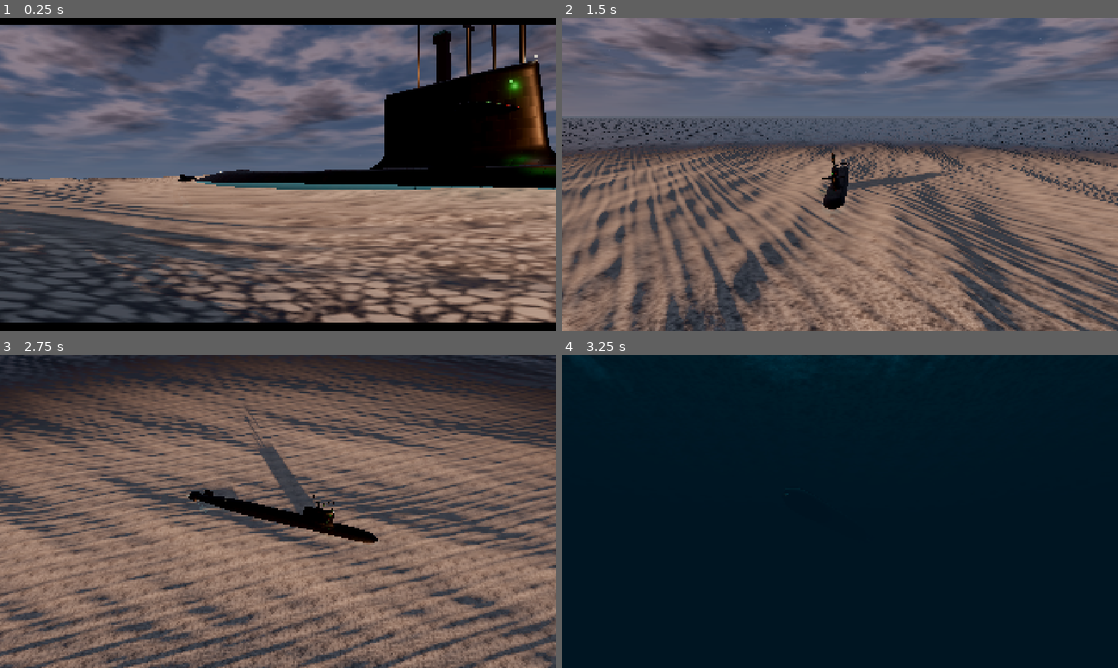
Above: before the commit, frames 1-4 (two rows, left to right).
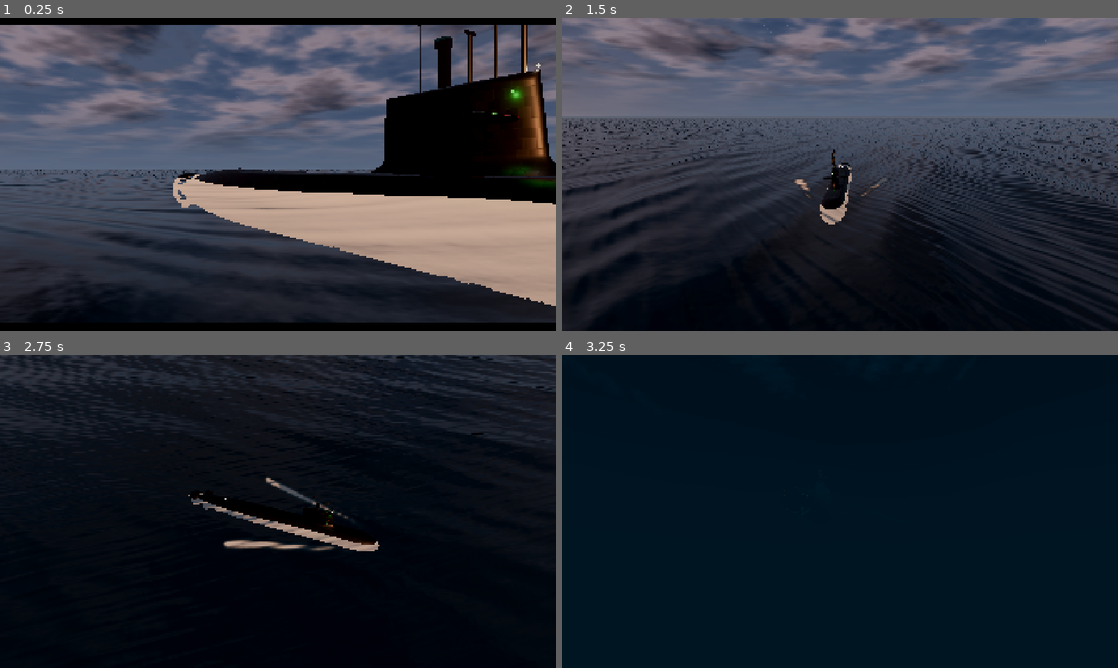
Above: after the commit, the same moments.

Repository: crosenlund79/WolfOfTheDeep
Game: Godot game, scene res://scenes/main.tscn
Two runs of this game, one before a commit and one after it. Both use one fixed random seed, a clock stepped at 60 frames per second and the inputs below.
Inputs (mouse positions are in pixels of both pictures, inside the frame that each line leads up to):
- Up to frame 1 (0.25 s): no input
- Up to frame 2 (1.5 s): tap Enter at 0.5 s; move the mouse to (962, 158) at 0.52 s; hold D 0.53-1.25 s; tap B at 0.6 s; click (962, 158) at 0.67 s; tap Space at 0.77 s; drag from (728, 190) to (812, 237) at 1.27 s
- Up to frame 3 (2.75 s): move the mouse to (333, 442) at 2.02 s; hold D from 2.03 s (still down); tap R at 2.1 s; tap B at 2.3 s
- Up to frame 4 (3.25 s): release D at 2.75 s; drag from (812, 574) to (673, 464) at 2.77 s

The runs differ from the first frame. In frame 1, 49% of the frame differs, in the area x 0-100%, y 2-98%; in frame 2, 56%; in frame 3, 89%, in the area x 0-100%, y 0-100%; in frame 4, less than 0.1%.

Commit message:
Visual Prototype 001: emergency blow, weather polish, Windows build pipeline
- Ocean: fix refraction over open water, compression-based whitecaps,
  lacy foam, gentler distant ripples; thinner sea mist; realtime sky.
- Night: low moon with a moon path; ships show navigation lights.
- Emergency blow (B): staged bow-first breach with spray and foam ring.
- Sonar waterfall opens with history; HUD tidy-ups; mast feed grading.
- Windows x64 export preset and GitHub Actions workflow (approved).
- Brief records the approved objective; prototype README with controls.

Checks: headless launch clean; local Windows export succeeded and the
exported pack runs and renders (loaded with the Linux engine).

Co-Authored-By: Claude Opus 5.5 <noreply@anthropic.com>
Claude-Session: https://claude.ai/code/session_01HoR6KCVLRBzm8qVL5g4UQt

Diff:
--- a/src/audio/ambience.gd
+++ b/src/audio/ambience.gd
@@ -54,7 +54,21 @@
 		return
 	var p: AudioStreamPlayer = _players["vents"]
 	p.volume_db = -6.0
+	p.pitch_scale = 1.0
 	p.play()
+
+
+func splash(strength: float) -> void:
+	if not _ready_flag:
+		return
+	var p: AudioStreamPlayer = _players["thunder"]
+	p.volume_db = lerpf(-8.0, 0.0, strength)
+	p.pitch_scale = 1.6
+	p.play()
+	var v: AudioStreamPlayer = _players["vents"]
+	v.volume_db = lerpf(-10.0, -2.0, strength)
+	v.pitch_scale = 0.7
+	v.play()
 
 
 func update_state(view: int, sub: Submarine, weather: Weather, cam_depth: float) -> void:
--- a/src/cameras/camera_rig.gd
+++ b/src/cameras/camera_rig.gd
@@ -82,6 +82,18 @@
 	_shot = posmod(index, SHOTS.size())
 	_shot_t = 0.0
 	shot_changed.emit(String(SHOTS[_shot]))
+
+
+func shake(amount: float) -> void:
+	_shake = maxf(_shake, amount)
+
+
+func _shake_offset(dt: float) -> Vector3:
+	_shake = maxf(_shake - dt * 0.6, 0.0)
+	if _shake <= 0.0:
+		return Vector3.ZERO
+	var t := Time.get_ticks_msec() * 0.001
+	return Vector3(sin(t * 37.0), sin(t * 29.0 + 1.0), sin(t * 41.0 + 2.0)) * _shake * _shake * 0.6
 
 
 func set_cuts_enabled(v: bool) -> void:
@@ -154,6 +166,7 @@
 	if ocean and _pitch_s > -0.02:
 		var h := ocean.height_at(pos.x, pos.z)
 		pos.y = maxf(pos.y, h + 1.2)
+	pos += _shake_offset(dt)
 	camera.global_transform = Transform3D(Basis.looking_at(target - pos, Vector3.UP), pos)
 	camera.fov = lerpf(camera.fov, 52.0, k)
 
@@ -188,7 +201,8 @@
 	match String(SHOTS[_shot]):
 		"waterline_track":
 			pos = s + fwd * lerpf(30.0, -10.0, u) + right * 24.0
-			pos.y = (ocean.height_at(pos.x, pos.z) if ocean else 0.0) + 1.1
+			var sea := ocean.waves.significant_height if ocean else 1.0
+			pos.y = (ocean.height_at(pos.x, pos.z) if ocean else 0.0) + 1.1 + sea * 0.45
 			look = s + fwd * lerpf(-6.0, -24.0, u) + up * 3.0
 			fov = 46.0
 		"high_orbit":
@@ -201,8 +215,6 @@
 			pos.y = (ocean.height_at(pos.x, pos.z) if ocean else 0.0) + 2.0
 			look = s + fwd * 10.0 + up * 3.5
 			fov = 30.0
-			dof = true
-			dof_dist = 90.0
 		"sail_close":
 			var a2 := lerpf(0.35, -0.35, u)
 			pos = s + fwd * (-12.0) + (right * cos(a2) + fwd * sin(a2)) * 22.0 + up * (SubmarineBuilder.SAIL_TOP + 2.0 - sub.depth)
@@ -229,7 +241,7 @@
 	# Hand-held drift.
 	var t := Time.get_ticks_msec() * 0.001
 	var drift := Vector3(sin(t * 0.7 + _seed), sin(t * 0.53 + 1.3) * 0.6, cos(t * 0.61)) * 0.35
-	pos += drift
+	pos += drift + _shake_offset(dt)
 	camera.global_transform = Transform3D(Basis.looking_at((look - pos).normalized(), Vector3.UP), pos)
 	camera.fov = fov
 	_attrs.dof_blur_far_enabled = dof
--- a/src/environment/weather.gd
+++ b/src/environment/weather.gd
@@ -15,7 +15,7 @@
 		"zenith": Color(0.1, 0.15, 0.28), "horizon": Color(0.36, 0.4, 0.49), "horizon_sun": Color(1.0, 0.6, 0.42), "ground": Color(0.03, 0.04, 0.06),
 		"sun_disk": 30.0, "sun_glow": 1.1, "moon": 0.0, "stars": 0.05,
 		"clouds": 0.58, "cloud_soft": 0.2, "cloud_lit": Color(1.0, 0.6, 0.4), "cloud_amb": Color(0.34, 0.36, 0.45), "cloud_dark": Color(0.13, 0.14, 0.19),
-		"fog_color": Color(0.42, 0.44, 0.5), "fog_density": 0.00014, "vol_fog": 0.005,
+		"fog_color": Color(0.42, 0.44, 0.5), "fog_density": 0.00014, "vol_fog": 0.0012,
 		"hs": 2.6, "spectrum": 0.9, "chop": 0.82, "foam": 0.45,
 		"deep": Color(0.01, 0.03, 0.05), "body": Color(0.03, 0.1, 0.13), "sss": Color(0.14, 0.42, 0.4), "sss_str": 1.0,
 		"light_level": 0.62, "ambient": 0.8, "exposure": 1.05, "sky_energy": 1.0,
@@ -27,7 +27,7 @@
 		"zenith": Color(0.07, 0.24, 0.58), "horizon": Color(0.6, 0.74, 0.87), "horizon_sun": Color(0.74, 0.82, 0.9), "ground": Color(0.05, 0.08, 0.1),
 		"sun_disk": 40.0, "sun_glow": 0.8, "moon": 0.0, "stars": 0.0,
 		"clouds": 0.3, "cloud_soft": 0.16, "cloud_lit": Color(0.5, 0.48, 0.45), "cloud_amb": Color(0.88, 0.9, 0.95), "cloud_dark": Color(0.55, 0.6, 0.68),
-		"fog_color": Color(0.66, 0.76, 0.86), "fog_density": 0.00012, "vol_fog": 0.0015,
+		"fog_color": Color(0.66, 0.76, 0.86), "fog_density": 0.00012, "vol_fog": 0.0003,
 		"hs": 1.5, "spectrum": 0.85, "chop": 0.7, "foam": 0.22,
 		"deep": Color(0.005, 0.035, 0.07), "body": Color(0.02, 0.14, 0.18), "sss": Color(0.05, 0.5, 0.46), "sss_str": 1.0,
 		"light_level": 1.0, "ambient": 1.0, "exposure": 0.9, "sky_energy": 1.0,
@@ -39,7 +39,7 @@
 		"zenith": Color(0.14, 0.2, 0.4), "horizon": Color(0.48, 0.46, 0.58), "horizon_sun": Color(1.0, 0.56, 0.3), "ground": Color(0.04, 0.04, 0.06),
 		"sun_disk": 26.0, "sun_glow": 1.3, "moon": 0.0, "stars": 0.0,
 		"clouds": 0.42, "cloud_soft": 0.2, "cloud_lit": Color(1.0, 0.55, 0.3), "cloud_amb": Color(0.44, 0.38, 0.5), "cloud_dark": Color(0.2, 0.16, 0.22),
-		"fog_color": Color(0.6, 0.52, 0.55), "fog_density": 0.0002, "vol_fog": 0.004,
+		"fog_color": Color(0.6, 0.52, 0.55), "fog_density": 0.0002, "vol_fog": 0.0008,
 		"hs": 1.8, "spectrum": 0.9, "chop": 0.72, "foam": 0.25,
 		"deep": Color(0.01, 0.03, 0.05), "body": Color(0.03, 0.1, 0.13), "sss": Color(0.18, 0.4, 0.34), "sss_str": 1.2,
 		"light_level": 0.7, "ambient": 0.85, "exposure": 1.0, "sky_energy": 1.0,
@@ -51,7 +51,7 @@
 		"zenith": Color(0.15, 0.17, 0.19), "horizon": Color(0.32, 0.35, 0.38), "horizon_sun": Color(0.4, 0.43, 0.46), "ground": Color(0.04, 0.05, 0.06),
 		"sun_disk": 0.0, "sun_glow": 0.15, "moon": 0.0, "stars": 0.0,
 		"clouds": 1.0, "cloud_soft": 0.3, "cloud_lit": Color(0.12, 0.13, 0.14), "cloud_amb": Color(0.34, 0.36, 0.4), "cloud_dark": Color(0.1, 0.11, 0.13),
-		"fog_color": Color(0.27, 0.3, 0.33), "fog_density": 0.001, "vol_fog": 0.014,
+		"fog_color": Color(0.27, 0.3, 0.33), "fog_density": 0.001, "vol_fog": 0.007,
 		"hs": 7.5, "spectrum": 1.3, "chop": 0.95, "foam": 1.0,
 		"deep": Color(0.012, 0.03, 0.036), "body": Color(0.035, 0.09, 0.095), "sss": Color(0.08, 0.26, 0.24), "sss_str": 0.8,
 		"light_level": 0.45, "ambient": 0.7, "exposure": 1.25, "sky_energy": 1.0,
@@ -59,14 +59,14 @@
 	},
 	"night": {
 		"label": "MOONLIT NIGHT  ·  SEA STATE 3",
-		"sun_elev": 32.0, "sun_az": 140.0, "sun_color": Color(0.55, 0.66, 0.92), "sun_energy": 0.25,
-		"zenith": Color(0.004, 0.008, 0.02), "horizon": Color(0.02, 0.03, 0.05), "horizon_sun": Color(0.04, 0.055, 0.085), "ground": Color(0.005, 0.007, 0.012),
+		"sun_elev": 16.0, "sun_az": 200.0, "sun_color": Color(0.6, 0.7, 0.95), "sun_energy": 0.4,
+		"zenith": Color(0.005, 0.01, 0.025), "horizon": Color(0.03, 0.042, 0.07), "horizon_sun": Color(0.07, 0.09, 0.14), "ground": Color(0.005, 0.007, 0.012),
 		"sun_disk": 0.0, "sun_glow": 0.0, "moon": 1.0, "stars": 1.0,
 		"clouds": 0.38, "cloud_soft": 0.2, "cloud_lit": Color(0.05, 0.06, 0.08), "cloud_amb": Color(0.05, 0.06, 0.085), "cloud_dark": Color(0.012, 0.016, 0.025),
-		"fog_color": Color(0.02, 0.03, 0.05), "fog_density": 0.0002, "vol_fog": 0.003,
+		"fog_color": Color(0.02, 0.03, 0.05), "fog_density": 0.00015, "vol_fog": 0.0008,
 		"hs": 1.9, "spectrum": 0.9, "chop": 0.75, "foam": 0.3,
 		"deep": Color(0.003, 0.008, 0.016), "body": Color(0.008, 0.025, 0.04), "sss": Color(0.03, 0.1, 0.12), "sss_str": 0.4,
-		"light_level": 0.14, "ambient": 0.7, "exposure": 1.9, "sky_energy": 1.0,
+		"light_level": 0.16, "ambient": 0.8, "exposure": 2.1, "sky_energy": 1.0,
 		"rain": 0.0, "lightning": 0.0, "bio": 1.0, "nav_lights": 1.0, "haze": 0.1,
 	},
 }
--- a/src/main/main.gd
+++ b/src/main/main.gd
@@ -89,6 +89,7 @@
 	add_child(audio)
 	weather.lightning_struck.connect(audio.thunder)
 	sub.vents_opened.connect(audio.vents)
+	sub.breached.connect(_on_breach)
 
 	var ui := CanvasLayer.new()
 	ui.name = "UI"
@@ -121,6 +122,33 @@
 	room.prefill_sonar.call_deferred()
 
 
+func _on_breach(strength: float) -> void:
+	rig.shake(strength)
+	audio.splash(strength)
+	# A ring of churned white water left on the surface.
+	var disc := MeshInstance3D.new()
+	var cm := CylinderMesh.new()
+	cm.top_radius = 30.0 * strength
+	cm.bottom_radius = 30.0 * strength
+	cm.height = 0.1
+	disc.mesh = cm
+	var mat := StandardMaterial3D.new()
+	mat.shading_mode = BaseMaterial3D.SHADING_MODE_UNSHADED
+	mat.blend_mode = BaseMaterial3D.BLEND_MODE_ADD
+	mat.transparency = BaseMaterial3D.TRANSPARENCY_ALPHA
+	mat.albedo_color = Color(0.9, 1.0, 0.0)
+	mat.no_depth_test = true
+	disc.material_override = mat
+	disc.layers = WakeTrail.LAYER
+	disc.top_level = true
+	wake_map.add_child(disc)
+	var bow := sub.to_global(Vector3(0, 0, -20.0))
+	disc.global_position = Vector3(bow.x, 0.0, bow.z)
+	var tw := create_tween()
+	tw.tween_property(mat, "albedo_color", Color(0.0, 0.0, 0.0), 30.0)
+	tw.tween_callback(disc.queue_free)
+
+
 func _spawn_ships() -> void:
 	var merchant := SurfaceShip.new()
 	merchant.kind = SurfaceShip.Kind.MERCHANT
@@ -142,8 +170,10 @@
 	var dt := minf(delta, 0.1)
 	ocean.advance(dt)
 	sub.advance(dt)
+	var night := float(weather.current.get("nav_lights", 0.0)) > 0.5
 	for s in ships:
 		(s as SurfaceShip).advance(dt, sub.position)
+		(s as SurfaceShip).set_night(night)
 	rig.advance(dt)
 	_update_focus()
 	_update_wakes(dt)
@@ -283,6 +313,16 @@
 			sub.set_depth_mode(sub.depth_mode + 1)
 		KEY_X, KEY_PAGEUP:
 			sub.set_depth_mode(sub.depth_mode - 1)
+		KEY_B:
+			if sub.emergency_blow():
+				if view != View.EXTERIOR and view != View.CINEMATIC:
+					set_view(View.EXTERIOR)
+				if view == View.EXTERIOR:
+					rig.yaw = PI * 0.62
+					rig.pitch = 0.04
+					rig.distance = 150.0
+			else:
+				hud.toast("EMERGENCY BLOW NEEDS DEPTH  —  DIVE FIRST (Z)")
 		KEY_M:
 			sub.masts_up = not sub.masts_up
 			hud.toast("MASTS " + ("RAISED" if sub.masts_up else "HOUSED"))
@@ -332,6 +372,8 @@
 	if spec.size() > 4:
 		sub.set_depth_mode(int(spec[4]))
 		sub.depth = float(Submarine.DEPTH_MODES[int(spec[4])]["depth"])
+	if spec.size() > 5 and spec[5] == "blow":
+		sub.emergency_blow()
 	set_view(v as View)
 	if v == View.CINEMATIC:
 		rig.set_cuts_enabled(false)
--- a/src/ocean/ocean.gd
+++ b/src/ocean/ocean.gd
@@ -137,17 +137,24 @@
 
 
 static func _foam_texture() -> NoiseTexture2D:
+	# Lacy foam: warped cellular edges give the web of bubbles left by a breaking crest.
 	var noise := FastNoiseLite.new()
 	noise.noise_type = FastNoiseLite.TYPE_CELLULAR
-	noise.frequency = 0.03
+	noise.frequency = 0.045
+	noise.cellular_distance_function = FastNoiseLite.DISTANCE_EUCLIDEAN
 	noise.cellular_return_type = FastNoiseLite.RETURN_DISTANCE2_SUB
 	noise.fractal_type = FastNoiseLite.FRACTAL_FBM
-	noise.fractal_octaves = 3
+	noise.fractal_octaves = 4
+	noise.fractal_gain = 0.6
+	noise.domain_warp_enabled = true
+	noise.domain_warp_amplitude = 18.0
+	noise.domain_warp_frequency = 0.02
 	noise.seed = 5
 	var tex := NoiseTexture2D.new()
 	tex.width = 512
 	tex.height = 512
 	tex.seamless = true
 	tex.generate_mipmaps = true
+	tex.invert = true
 	tex.noise = noise
 	return tex
--- a/src/ocean/ocean.gdshader
+++ b/src/ocean/ocean.gdshader
@@ -91,8 +91,13 @@
 
 float linear_depth(vec2 uv, mat4 inv_proj) {
 	float d = texture(depth_tex, uv).r;
+	// Reverse-Z: 0 means nothing was drawn behind the water (open ocean / sky).
+	if (d <= 1e-7) {
+		return 1e6;
+	}
 	vec4 v = inv_proj * vec4(uv * 2.0 - 1.0, d, 1.0);
-	return -v.z / v.w;
+	float z = -v.z / v.w;
+	return (z > 0.0 && z < 1e6) ? z : 1e6;
 }
 
 void fragment() {
@@ -123,8 +128,8 @@
 	vec3 d1 = texture(normal_a, p * 0.055 + wd * t * 0.032).xyz * 2.0 - 1.0;
 	vec3 d2 = texture(normal_b, p * 0.13 + wp_ * t * 0.045 + wd * t * 0.02).xyz * 2.0 - 1.0;
 	vec3 d3 = texture(normal_a, p * 0.011 - wp_ * t * 0.006 + wd * t * 0.01).xyz * 2.0 - 1.0;
-	float near_f = 1.0 - smoothstep(40.0, 700.0, dist);
-	float mid_f = 1.0 - smoothstep(300.0, 5000.0, dist);
+	float near_f = 1.0 - smoothstep(25.0, 260.0, dist);
+	float mid_f = 1.0 - smoothstep(150.0, 1800.0, dist);
 	vec2 dn = (d1.xy * 0.6 + d2.xy * 0.45) * detail_strength * near_f + d3.xy * detail_strength * 0.6 * mid_f;
 	n = normalize(vec3(n.x + dn.x, n.y, n.z + dn.y));
 
@@ -135,15 +140,18 @@
 	float fresnel = 0.02 + 0.98 * pow(1.0 - NdotV, 5.0);
 
 	// Foam: crests where the surface compresses, plus the wake map.
-	vec2 fuv = p * 0.045 + wd * t * 0.018;
+	vec2 fuv = p * 0.06 + wd * t * 0.018;
 	float f1 = texture(foam_tex, fuv).r;
-	float f2 = texture(foam_tex, p * 0.16 - wd * t * 0.03 + vec2(0.37, 0.11)).r;
-	float pattern = smoothstep(0.32, 0.78, f1 * 0.62 + f2 * 0.5);
-	float crest = clamp((0.62 + foam_amount * 0.35 - v_jac) * (2.2 + foam_amount * 2.0), 0.0, 1.0);
-	float crest_foam = crest * mix(pattern, 1.0, crest * 0.45) * smoothstep(-0.1, 0.4, v_height / max(wave_scale, 0.2) + 0.3);
-	// Wind streaks across the surface in heavy weather.
-	float streak = texture(foam_tex, vec2(dot(p, wd) * 0.004, dot(p, wp_) * 0.06) + wd * t * 0.004).r;
-	crest_foam += smoothstep(0.62, 0.9, streak) * foam_amount * foam_amount * 0.35 * near_f;
+	float f2 = texture(foam_tex, p * 0.21 - wd * t * 0.03 + vec2(0.37, 0.11)).r;
+	// Lace: bright bubble webs, densest where both scales agree.
+	float pattern = smoothstep(0.45, 0.85, f1 * 0.55 + f2 * 0.6);
+	// Surface compression (1 - Jacobian) marks breaking crests.
+	float thr = mix(0.42, 0.14, foam_amount);
+	float crest = smoothstep(thr, thr + 0.28, 1.0 - v_jac);
+	float crest_foam = crest * mix(pattern, 1.0, crest * crest) * smoothstep(-0.1, 0.4, v_height / max(wave_scale, 0.2) + 0.3);
+	crest_foam = clamp(crest_foam, 0.0, 1.0);
+	// Old foam drifting on the surface in heavy weather.
+	crest_foam += smoothstep(0.9, 0.98, f2) * smoothstep(0.6, 0.9, f1) * foam_amount * foam_amount * 0.35 * mid_f;
 
 	float wake = 0.0;
 	float churn = 0.0;
--- a/src/ships/surface_ship.gd
+++ b/src/ships/surface_ship.gd
@@ -78,7 +78,13 @@
 	basis = Basis(Vector3.UP, -heading) * Basis(Vector3.RIGHT, _pitch) * Basis(Vector3.FORWARD, _roll)
 
 
+var _night := false
+
+
 func set_night(on: bool) -> void:
+	if on == _night:
+		return
+	_night = on
 	for l in _lights:
 		l.visible = on
 	if _windows_mat:
--- a/src/submarine/hull.gdshader
+++ b/src/submarine/hull.gdshader
@@ -55,9 +55,10 @@
 		vec2 q = v_world.xz + L.xz / L.y * (-above);
 		float c1 = texture(caustic_tex, q * 0.09 + vec2(ocean_time * 0.03, ocean_time * 0.021)).r;
 		float c2 = texture(caustic_tex, q * 0.13 - vec2(ocean_time * 0.025, -ocean_time * 0.017)).r;
-		float caus = pow(clamp(min(c1, c2) * 2.2, 0.0, 1.0), 3.0);
+		float caus = smoothstep(0.86, 0.99, c1) * 0.6 + smoothstep(0.86, 0.99, c2) * 0.6;
+		caus = caus * caus;
 		float facing = clamp(dot(normalize((INV_VIEW_MATRIX * vec4(NORMAL, 0.0)).xyz), vec3(0.0, 1.0, 0.0)), 0.0, 1.0);
-		emis = vec3(0.4, 0.75, 0.8) * caus * facing * exp(above * 0.06) * caustic_strength;
+		emis = vec3(0.35, 0.7, 0.75) * caus * facing * exp(above * 0.09) * caustic_strength * 0.6;
 	}
 
 	// Tiles sit at very slightly different angles: subtle broken reflections.
--- a/src/submarine/submarine.gd
+++ b/src/submarine/submarine.gd
@@ -5,6 +5,7 @@
 
 signal depth_mode_changed(label: String)
 signal vents_opened
+signal breached(strength: float)
 
 const KNOT := 0.5144
 const SPEED_STEPS := [0.0, 3.0, 6.0, 9.0, 13.0, 18.0]
@@ -18,8 +19,8 @@
 
 var ocean: Ocean
 var heading := 0.0
-var speed := 3.0 * KNOT
-var speed_step := 2
+var speed := 9.0 * KNOT
+var speed_step := 3
 var rudder := 0.0
 var depth_mode := 0
 var depth := 2.05
@@ -45,6 +46,10 @@
 var _bubbles: GPUParticles3D
 var _bow_spray: GPUParticles3D
 var _surfaced_time := 0.0
+var _blow := false
+var _recover := false
+var _breach_spray: GPUParticles3D
+var _slam_armed := false
 var _body: Node3D
 
 
@@ -117,6 +122,22 @@
 	return speed / KNOT
 
 
+## Emergency main ballast blow: a staged, spectacular bow-first breach.
+func emergency_blow() -> bool:
+	if depth < 18.0 or _blow or _recover:
+		return false
+	_blow = true
+	depth_mode = 0
+	_target_depth = float(DEPTH_MODES[0]["depth"])
+	vents_opened.emit()
+	depth_mode_changed.emit("EMERGENCY BLOW  —  ALL MAIN BALLAST")
+	return true
+
+
+func is_blowing() -> bool:
+	return _blow or _recover
+
+
 func set_depth_mode(mode: int) -> void:
 	mode = clampi(mode, 0, DEPTH_MODES.size() - 1)
 	if mode == depth_mode:
@@ -169,12 +190,41 @@
 	var dd := _target_depth - depth
 	var max_rate := lerpf(0.35, 1.1, clampf(speed / 6.0, 0.0, 1.0))
 	var want_rate := clampf(dd * 0.08, -max_rate, max_rate)
-	_depth_rate = move_toward(_depth_rate, want_rate, dt * 0.12)
-	depth += _depth_rate * dt
-	var dive_pitch := clampf(-_depth_rate / maxf(speed, 1.5), -0.22, 0.22)
+	var dive_pitch: float
+	if _blow:
+		# Accelerate upward hard, bow high.
+		_depth_rate = move_toward(_depth_rate, -6.5, dt * 0.9)
+		depth += _depth_rate * dt
+		dive_pitch = clampf(-_depth_rate / 9.0, 0.0, 0.5)
+		if depth < 5.0:
+			_blow = false
+			_recover = true
+			_slam_armed = true
+			_breach_spray.global_position = to_global(Vector3(0, 2.0, -24.0))
+			_breach_spray.restart()
+			_breach_spray.emitting = true
+			breached.emit(1.0)
+	elif _recover:
+		# Momentum carries the bow out of the water, then the boat falls back and settles.
+		var acc := (_target_depth - depth) * 0.9 - _depth_rate * 0.9
+		_depth_rate += acc * dt
+		depth += _depth_rate * dt
+		dive_pitch = clampf(-_depth_rate / 9.0, -0.12, 0.5)
+		if _slam_armed and _depth_rate > 1.2:
+			_slam_armed = false
+			_breach_spray.global_position = to_global(Vector3(0, 0.5, -28.0))
+			_breach_spray.restart()
+			_breach_spray.emitting = true
+			breached.emit(0.7)
+		if absf(_target_depth - depth) < 0.25 and absf(_depth_rate) < 0.2:
+			_recover = false
+	else:
+		_depth_rate = move_toward(_depth_rate, want_rate, dt * 0.12)
+		depth += _depth_rate * dt
+		dive_pitch = clampf(-_depth_rate / maxf(speed, 1.5), -0.22, 0.22)
 
 	# Wave response fades out with depth.
-	var surf := clampf(1.0 - (depth - 2.05) / 7.0, 0.0, 1.0)
+	var surf := clampf(1.0 - (depth - 2.05) / 7.0, 0.0, 1.0) * (0.0 if _recover else 1.0)
 	var want_heave := 0.0
 	var want_pitch := 0.0
 	var want_roll := 0.0
@@ -193,7 +243,8 @@
 	want_roll += -rudder * clampf(speed / 8.0, 0.0, 1.0) * 0.05
 	_heave_v += ((want_heave - _heave) * 3.2 - _heave_v * 2.2) * dt
 	_heave += _heave_v * dt
-	_pitch_v += ((want_pitch + dive_pitch - _pitch) * 2.6 - _pitch_v * 2.0) * dt
+	var pk := 6.0 if (_blow or _recover) else 2.6
+	_pitch_v += ((want_pitch * (0.3 if _recover else 1.0) + dive_pitch - _pitch) * pk - _pitch_v * 2.0) * dt
 	_pitch += _pitch_v * dt
 	_roll_v += ((want_roll - _roll) * 2.2 - _roll_v * 1.1) * dt
 	_roll += _roll_v * dt
@@ -268,6 +319,44 @@
 
 
 func _build_particles() -> void:
+	# Breach: a huge burst of white water.
+	_breach_spray = GPUParticles3D.new()
+	_breach_spray.amount = 2600
+	_breach_spray.lifetime = 4.5
+	_breach_spray.one_shot = true
+	_breach_spray.explosiveness = 0.85
+	_breach_spray.emitting = false
+	_breach_spray.local_coords = false
+	_breach_spray.visibility_aabb = AABB(Vector3(-80, -20, -80), Vector3(160, 90, 160))
+	var bp := ParticleProcessMaterial.new()
+	bp.emission_shape = ParticleProcessMaterial.EMISSION_SHAPE_BOX
+	bp.emission_box_extents = Vector3(6.0, 1.0, 16.0)
+	bp.direction = Vector3(0, 1, 0)
+	bp.spread = 55.0
+	bp.initial_velocity_min = 6.0
+	bp.initial_velocity_max = 22.0
+	bp.gravity = Vector3(0, -9.8, 0)
+	bp.damping_min = 0.4
+	bp.damping_max = 1.2
+	bp.scale_min = 1.0
+	bp.scale_max = 4.5
+	var bc := Curve.new()
+	bc.add_point(Vector2(0.0, 0.9))
+	bc.add_point(Vector2(0.5, 0.7))
+	bc.add_point(Vector2(1.0, 0.0))
+	var bct := CurveTexture.new()
+	bct.curve = bc
+	bp.alpha_curve = bct
+	var sc := Curve.new()
+	sc.add_point(Vector2(0.0, 0.5))
+	sc.add_point(Vector2(1.0, 1.6))
+	var sct := CurveTexture.new()
+	sct.curve = sc
+	bp.scale_curve = sct
+	_breach_spray.process_material = bp
+	_breach_spray.draw_pass_1 = _soft_quad(Vector2(2.6, 2.6), Color(0.93, 0.96, 0.98, 0.6))
+	add_child(_breach_spray)
+
 	# Ballast-vent spray along the casing when diving.
 	_vent_spray = GPUParticles3D.new()
 	_vent_spray.amount = 900
--- a/src/submarine/submarine_builder.gd
+++ b/src/submarine/submarine_builder.gd
@@ -129,8 +129,8 @@
 	for k in 4:
 		var ang := deg_to_rad(45.0 + 90.0 * k)
 		var span_dir := Vector3(sin(ang), -cos(ang), 0.0)
-		var root2 := span_dir * 1.5 + Vector3(0, 0, fin_le)
-		var f2 := fin(root2, span_dir, Vector3(0, 0, 1), 3.05, 5.2, 3.0, 1.9, 0.12)
+		var root2 := span_dir * 1.4 + Vector3(0, 0, fin_le + 0.6)
+		var f2 := fin(root2, span_dir, Vector3(0, 0, 1), 2.55, 4.6, 2.9, 1.3, 0.12)
 		ParamMesh.add_to(mesh, ParamMesh.surface(f2, fin_uv, 18, 28), hull_mat)
 	ParamMesh.add_to(mesh, ParamMesh.surface(duct_point, duct_uv, 72, 28), hull_mat)
 	# Fixed stator vanes inside the shroud.
--- a/src/ui/hud.gd
+++ b/src/ui/hud.gd
@@ -132,8 +132,8 @@
              5  Sonar / tactical       Tab  cycle views
 CAMERA       Drag mouse to orbit · Wheel to zoom
              (mast: mouse to train · wheel to zoom · T sensor · Space mark)
-BOAT         W / S  telegraph     A / D  rudder
-             Z  dive one step     X  rise one step     M  masts
+BOAT         W / S  telegraph     A / D  rudder     M  masts
+             Z  dive one step     X  rise one step     B  emergency blow
 WEATHER      F1 Atlantic dawn   F2 Clear   F3 Golden hour
              F4 Gale            F5 Moonlit night       N  next
 DISPLAY      U  hide interface   F11  fullscreen   Esc  pause / quit
Not shown, added: export_presets.cfg
Not shown, changed: docs/PROJECT_BRIEF.md
Not shown, added: docs/VISUAL_PROTOTYPE_001.md
